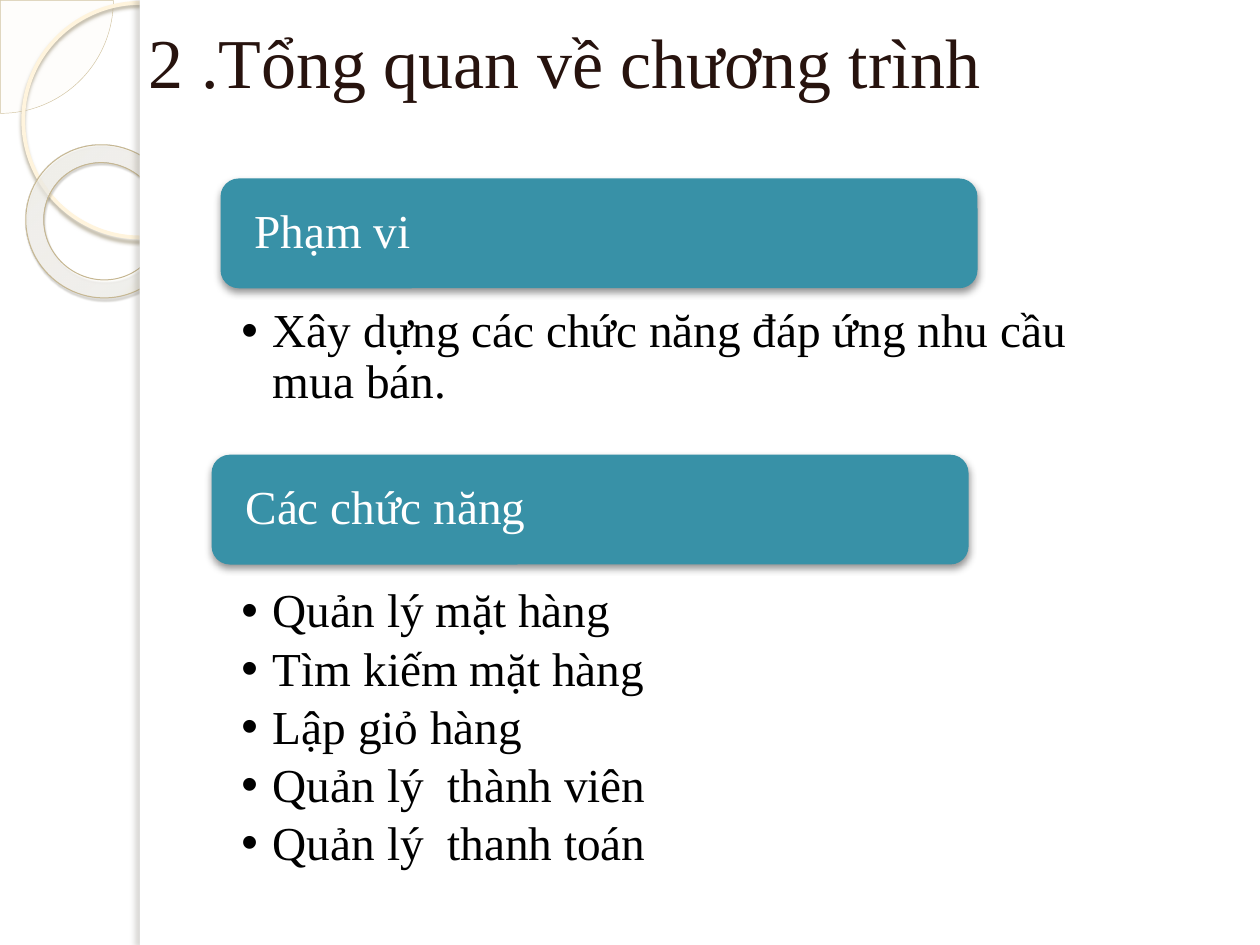
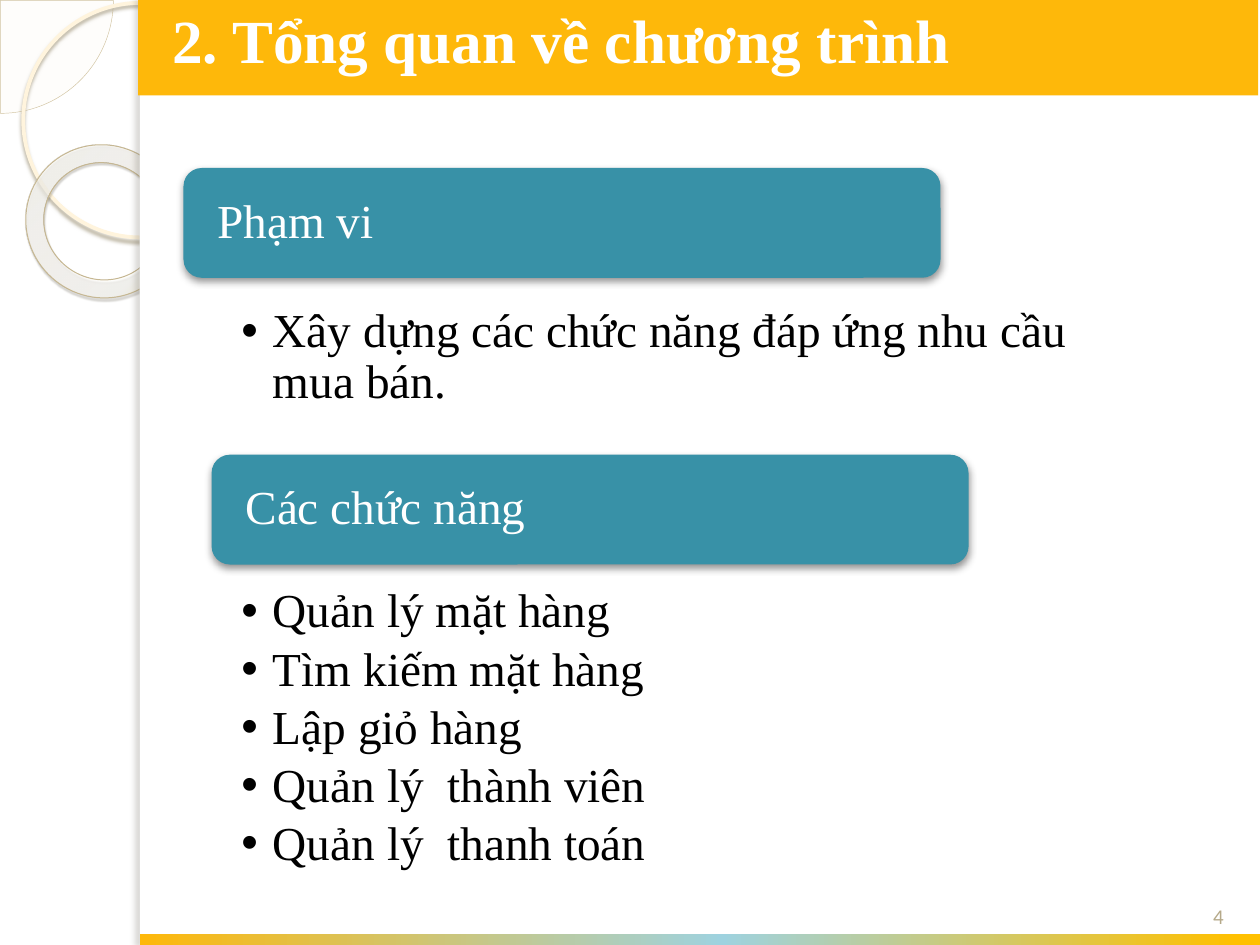
Before and after one commit to chiendv1992/webbanhang, a slide deck: slide 4 of bc/slide bv.pptx. Drawn at 1260x945 pixels with LibreOffice and Linux fonts; fonts in the diff are those of the drawing; background and template pictures are left out. Boxes give left, top, right and bottom in pixels: in the first picture for what was removed or moved away, otherwise in the second. Text is boxed around its words. In the diff, an @@ line names an element or a change of style, - is before the commit and + after.

```diff
--- a/bc/slide bv.pptx
+++ b/bc/slide bv.pptx
@@ rectangle added at <box>139,0,1259,96</box>, fill #FEB80A @@
@@ text at <box>172,18,950,75</box>: text changed; size 40 to 35 pt; text colour #28140E to #FFFFFF; bold on @@
-2 .Tổng quan về chương trình
+2. Tổng quan về chương trình
@@ rounded rectangle: place and size @@
-rounded rectangle at <box>220,179,978,289</box>
+rounded rectangle at <box>184,168,941,277</box>
@@ text "Phạm vi": place and size @@
-text "Phạm vi" at <box>254,215,411,256</box>
+text "Phạm vi" at <box>217,205,374,246</box>
@@ page number added at <box>1213,910,1224,924</box>, 12 pt, text #B6A98A @@
+4
@@ rectangle added at <box>140,935,1260,945</box>, fill gradient #FEB80A to #9ED2DF to #FFC000 @@
```
Also in this commit, not shown: 13 other slides changed, 1 slide added, 12 other files.
